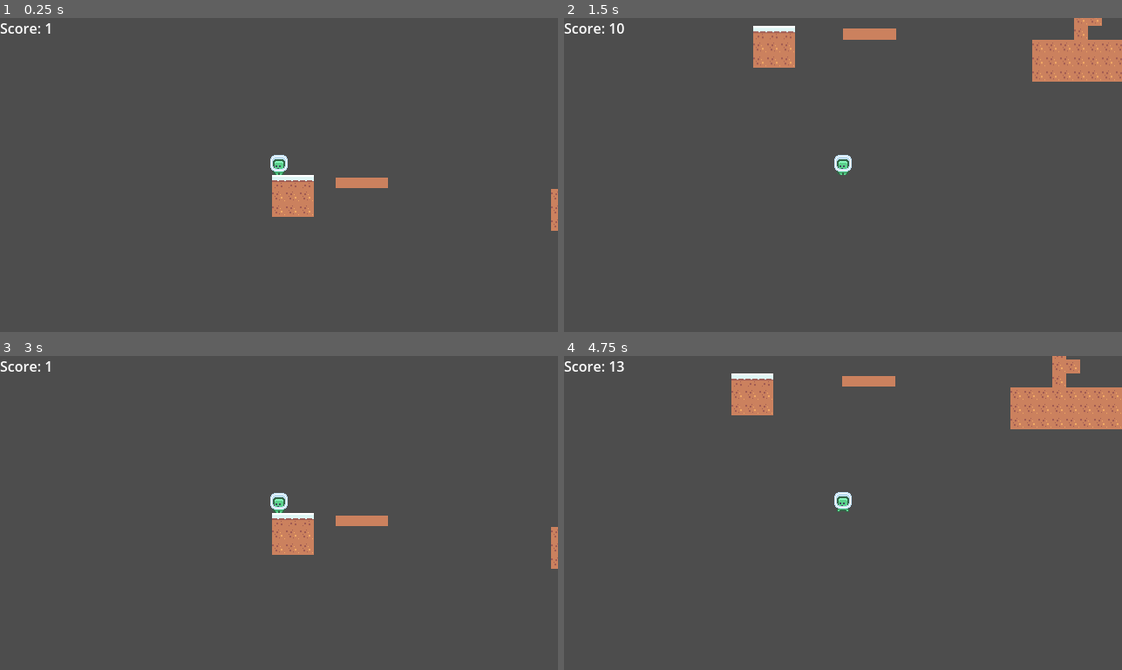
Above: before the commit, frames 1-4 (two rows, left to right).
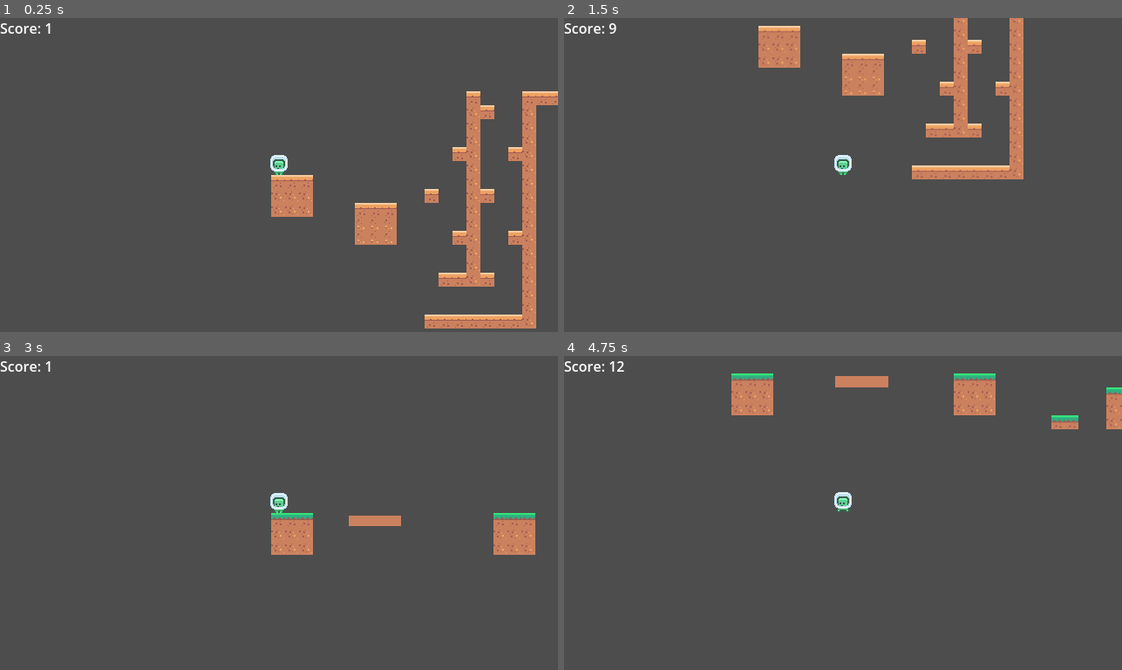
Above: after the commit, the same moments.

Repository: Malay1121/EchoRun
Game: Godot game, scene res://world.tscn
The game is run twice, just before and just after one commit, with the same random seed, the same clock (stepped at 60 frames per second) and the same inputs.
Inputs:
- Up to frame 1 (0.25 s): no input
- Up to frame 2 (1.5 s): tap Enter (ui_accept) at 0.5, 0.6, 0.77, 1.07 s; hold Right (ui_right) from 0.53 s (still down); tap Shift (swap) at 1.35 s
- Up to frame 3 (3 s): tap Enter (ui_accept) at 1.52, 1.55, 1.82, 2, 2.1 s; release Right (ui_right) at 2.03 s; hold Left (ui_left) 2.03-2.75 s; click "Restart" at 2.75 s
- Up to frame 4 (4.75 s): hold Right (ui_right) from 3.53 s (still down); tap Shift (swap) at 3.6 s; tap Enter (ui_accept) at 3.77, 3.8, 4.07, 4.35, 4.52 s

The runs differ from the first frame. In frame 1, 7.3% of the frame differs, in the area x 48-100%, y 23-99%; in frame 2, 8.1%, in the area x 8-100%, y 0-52%; in frame 3, 1.6%; in frame 4, 3.9%.

Commit message:
published the game

Diff:
--- a/player.gd
+++ b/player.gd
@@ -27,6 +27,7 @@
 	# Handle Jump
 	if Input.is_action_just_pressed("ui_accept") and is_on_floor() and can_jump:
 		velocity.y = JUMP_VELOCITY
+		$JumpSound.play()
 
 	if Input.is_action_just_pressed("swap") and swap_cooldown_timer.is_stopped() and can_swap:
 		perform_swap()
--- a/player.tscn
+++ b/player.tscn
@@ -1,8 +1,9 @@
-[gd_scene load_steps=6 format=3 uid="uid://b6xugrvn728i2"]
+[gd_scene load_steps=7 format=3 uid="uid://b6xugrvn728i2"]
 
 [ext_resource type="Script" uid="uid://cyq8gxwfh6fqd" path="res://player.gd" id="1_onrkg"]
 [ext_resource type="Texture2D" uid="uid://dmh0fhhbcau8v" path="res://assets/Tiles/Characters/tile_0000.png" id="2_i3pqv"]
 [ext_resource type="Texture2D" uid="uid://bi2g3r4bqck0f" path="res://assets/Tiles/Characters/tile_0001.png" id="3_i3pqv"]
+[ext_resource type="AudioStream" uid="uid://b1wmqnhckjb2i" path="res://assets/audio/jump.wav" id="4_hqtel"]
 
 [sub_resource type="CapsuleShape2D" id="CapsuleShape2D_hqtel"]
 radius = 11.0
@@ -47,3 +48,6 @@
 [node name="SwapCooldownTimer" type="Timer" parent="."]
 wait_time = 10.0
 one_shot = true
+
+[node name="JumpSound" type="AudioStreamPlayer2D" parent="."]
+stream = ExtResource("4_hqtel")
--- a/world.gd
+++ b/world.gd
@@ -50,6 +50,7 @@
 	despawn_chunks()
 
 func game_over():
+	$DieSound.play()
 	is_game_over = true
 	get_tree().paused = true
 	game_over_ui.show_with_score(int(max_x_achieved))
--- a/world.tscn
+++ b/world.tscn
@@ -1,17 +1,22 @@
-[gd_scene load_steps=9 format=3 uid="uid://cdp5e6ya207lo"]
+[gd_scene load_steps=14 format=3 uid="uid://cdp5e6ya207lo"]
 
 [ext_resource type="PackedScene" uid="uid://b6xugrvn728i2" path="res://player.tscn" id="1_f3sb7"]
 [ext_resource type="Script" uid="uid://cqj2054agk712" path="res://world.gd" id="1_tlwt5"]
+[ext_resource type="PackedScene" uid="uid://rxumkau8t3te" path="res://chunks/chunk_04.tscn" id="2_gbfbk"]
+[ext_resource type="PackedScene" uid="uid://dugrha84k0dnu" path="res://chunks/chunk_03.tscn" id="3_ic0uy"]
 [ext_resource type="PackedScene" uid="uid://dou3eqda4mtyo" path="res://echo.tscn" id="3_tlwt5"]
 [ext_resource type="TileSet" uid="uid://b8uwgk6xscwqt" path="res://level_tileset.tres" id="4_aqk2v"]
+[ext_resource type="PackedScene" uid="uid://yanbp5gri2as" path="res://chunks/chunk_01.tscn" id="5_036b0"]
+[ext_resource type="PackedScene" uid="uid://cvyjedlrcd5pt" path="res://chunks/chunk_05.tscn" id="6_2o6r5"]
 [ext_resource type="PackedScene" uid="uid://julgebdpqcdn" path="res://chunks/chunk_02.tscn" id="6_dwbse"]
 [ext_resource type="PackedScene" uid="uid://t2bp43rnbn7q" path="res://hud.tscn" id="7_pkg7o"]
 [ext_resource type="Texture2D" uid="uid://b3mp4v8ggytw7" path="res://assets/Tiles/Backgrounds/istockphoto-1286642458-612x612.jpg" id="8_gbfbk"]
 [ext_resource type="PackedScene" uid="uid://dsovp4jpxqr46" path="res://game_over_ui.tscn" id="9_ioo17"]
+[ext_resource type="AudioStream" uid="uid://l1svc7w8lbv6" path="res://assets/audio/die.wav" id="9_wse8f"]
 
 [node name="World" type="Node2D"]
 script = ExtResource("1_tlwt5")
-chunks = Array[PackedScene]([ExtResource("6_dwbse")])
+chunks = Array[PackedScene]([ExtResource("5_036b0"), ExtResource("6_dwbse"), ExtResource("3_ic0uy"), ExtResource("2_gbfbk"), ExtResource("6_2o6r5")])
 echo_scene = ExtResource("3_tlwt5")
 
 [node name="Player" parent="." instance=ExtResource("1_f3sb7")]
@@ -33,3 +38,6 @@
 
 [node name="GameOverUI" parent="." instance=ExtResource("9_ioo17")]
 process_mode = 3
+
+[node name="DieSound" type="AudioStreamPlayer2D" parent="."]
+stream = ExtResource("9_wse8f")
Not shown, added: assets/audio/die.wav.import
Not shown, added: assets/audio/door.wav.import
Not shown, added: assets/audio/jump.wav.import
Not shown, added: build/web/Pasted image.png.import
Not shown, added: assets/audio/die.wav
Not shown, added: assets/audio/door.wav
Not shown, added: assets/audio/jump.wav
Not shown, changed: build/web.zip
Not shown, added: build/web/Pasted image.png
Not shown, changed: build/web/index.html
Not shown, changed: build/web/index.pck
